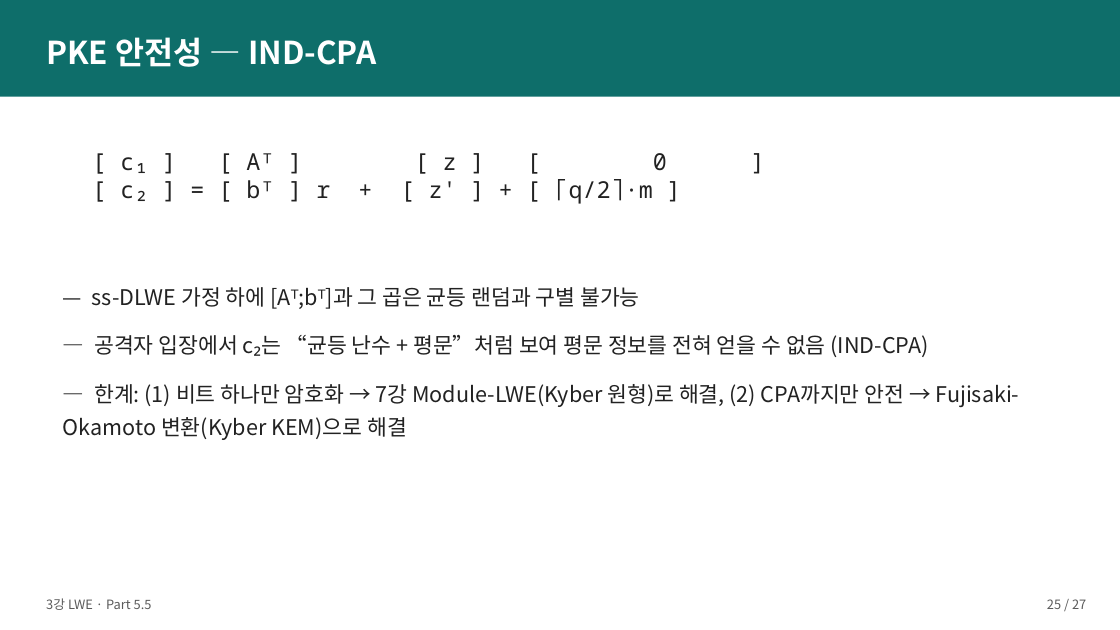
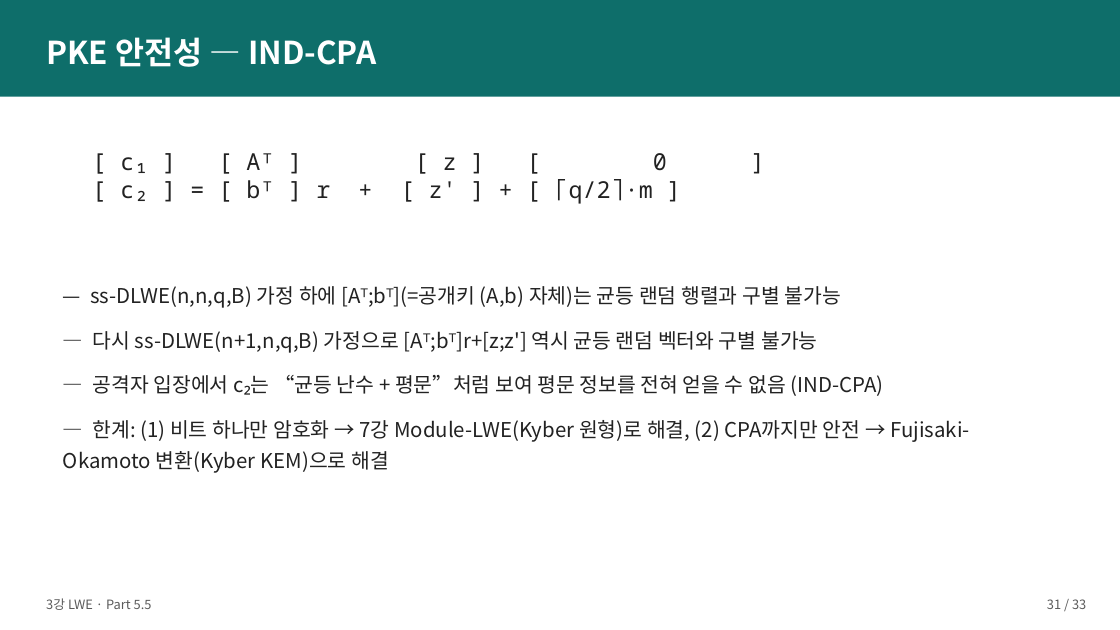
Before and after one commit to giyuubin/PQC, a slide deck: slide 31 of presentation/2강3강_발표자료_초안.pptx (slide 25 before the commit). Drawn at 1120x630 pixels with LibreOffice and Linux fonts; fonts in the diff are those of the drawing. Boxes give left, top, right and bottom in pixels: in the first picture for what was removed or moved away, otherwise in the second. Text is boxed around its words. In the diff, an @@ line names an element or a change of style, - is before the commit and + after.

```diff
--- a/presentation/2강3강_발표자료_초안.pptx
+++ b/presentation/2강3강_발표자료_초안.pptx
@@ text at bbox=[90, 286, 841, 353]: text changed; size 18.5 to 17.5 pt @@
-— ss-DLWE 가정 하에 [Aᵀ;bᵀ]과 그 곱은 균등 랜덤과 구별 불가능
+— ss-DLWE(n,n,q,B) 가정 하에 [Aᵀ;bᵀ](=공개키 (A,b) 자체)는 균등 랜덤 행렬과 구별 불가능
+— 다시 ss-DLWE(n+1,n,q,B) 가정으로 [Aᵀ;bᵀ]r+[z;z'] 역시 균등 랜덤 벡터와 구별 불가능
@@ text at bbox=[63, 375, 970, 473]: size 18.5 to 17.5 pt in "— 공격자 입장에서 c₂는 “균등 난수 + ...", "— 한계: (1) 비트 하나만 암호화 → ..."; less space between paragraphs @@
@@ text at bbox=[1047, 599, 1086, 609]: text changed @@
-25 / 27
+31 / 33
```
Also in this commit, not shown: 23 other slides changed, 7 slides added, 1 slide removed.
